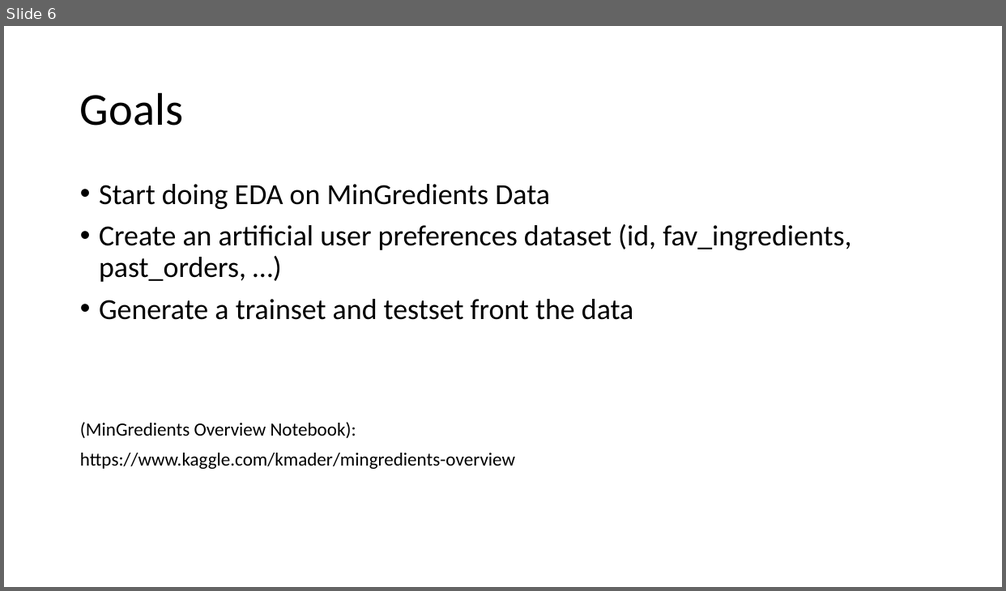
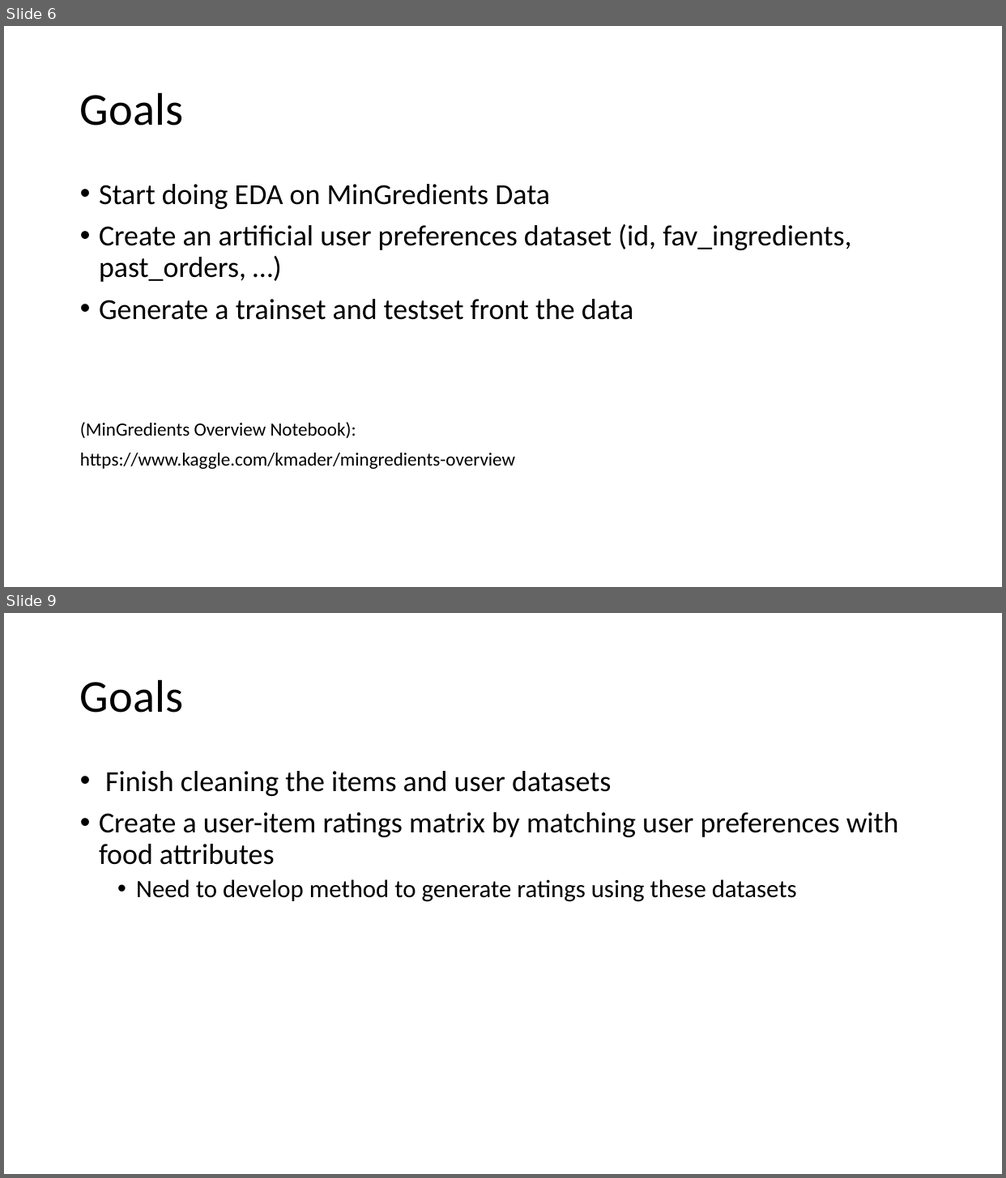
Before and after one commit to meherunabi/UM_Project_P1, a slide deck: Weekly Updates/Aug 30.pptx. Shown one above the other, each under a label of ours: slide 6 before the commit, slides 6 and 9 after it; the slides between them are not shown. The pictures are 1006x591 and 1006x1178 pixels, drawn with LibreOffice and Linux fonts; fonts in the diff are those of the drawing. Boxes give left, top, right and bottom in pixels: in the first picture for what was removed or moved away, otherwise in the second. Text is boxed around its words. In the diff, an @@ line names an element or a change of style, - is before the commit and + after.

```diff
--- a/Weekly Updates/Aug 30.pptx
+++ b/Weekly Updates/Aug 30.pptx
@@ slide 9 added at (4,613,1002,1174), background #FFFFFF @@
@@ title added at (80,679,183,713), 44 pt, text #000000 @@
+Goals
@@ text added at (99,771,899,902), 28 pt, text #000000 @@
+• Finish cleaning the items and user datasets
+• Create a user-item ratings matrix by matching user preferences with food attributes
+  • Need to develop method to generate ratings using these datasets
```
Also in this commit, not shown: 2 other slides added.
